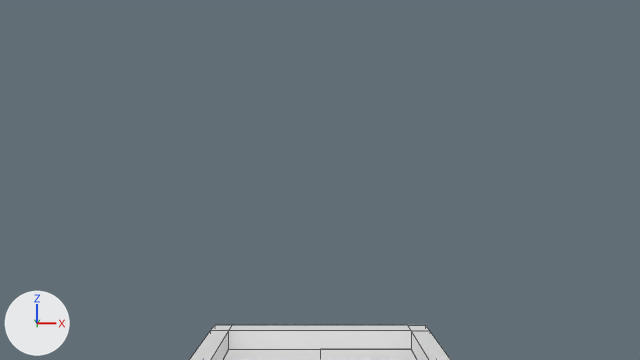
What one commit did to the Blender file scenes/Levels/lvl1.blend.
Before and after are seen from the file's camera 'Camera'. The axes (+X, +Y, +Z) are drawn at lower left. The lights are the same throughout. Mesh edges are drawn as thin lines.

In view in the first picture: 'Ground', 'Wall'.
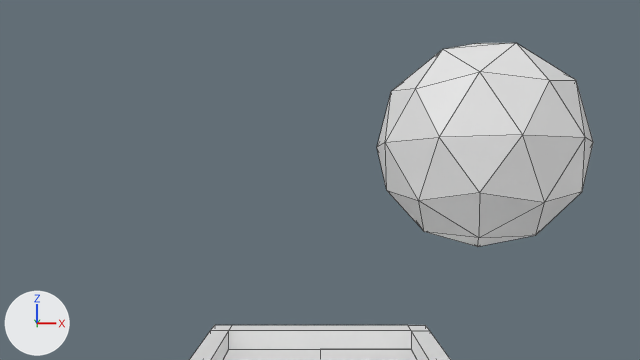
ob_hand is not drawn itself; it is the parent of ob_icosphere.

Changed parts and their boxes (x1, y1, x2, y2) in the pictures (640 x 360 px):
'Icosphere', added: after (377, 43, 593, 247)

The change in detail:
Mesh me_icosphere is new.
It is an icosphere of 80 faces spanning x -0.95..0.95, y -1.0..1.0, z -1.0..1.0.
Object 'Hand' (ob_hand) turns from (0, 0, 0) to (-90, 0, 0) degrees about x, y and z.
Object 'Icosphere' (ob_icosphere) is new; it shows me_icosphere.
Its parent is ob_hand.
Its matrix parent inverse is Matrix(((1.0, 0.0, 0.0, -0.373), (0.0, 0.0, -1.0, 1.933), (0.0, 1.0, 0.0, -1.081), (0.0, 0.0, 0.0, 1.0))).
Its location is (0.373, 1.081, 1.933).
Its scale is (0.241, 0.241, 0.241).
